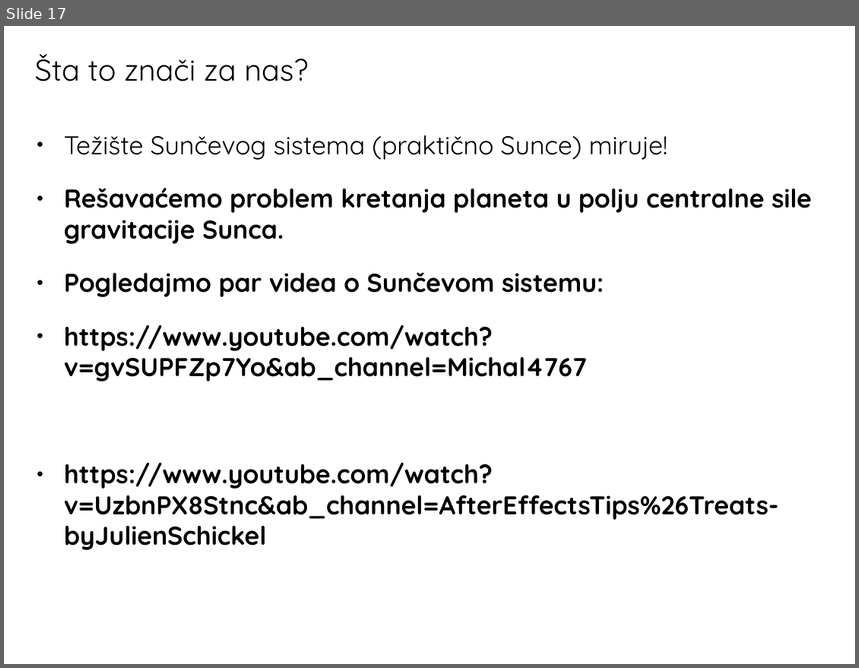
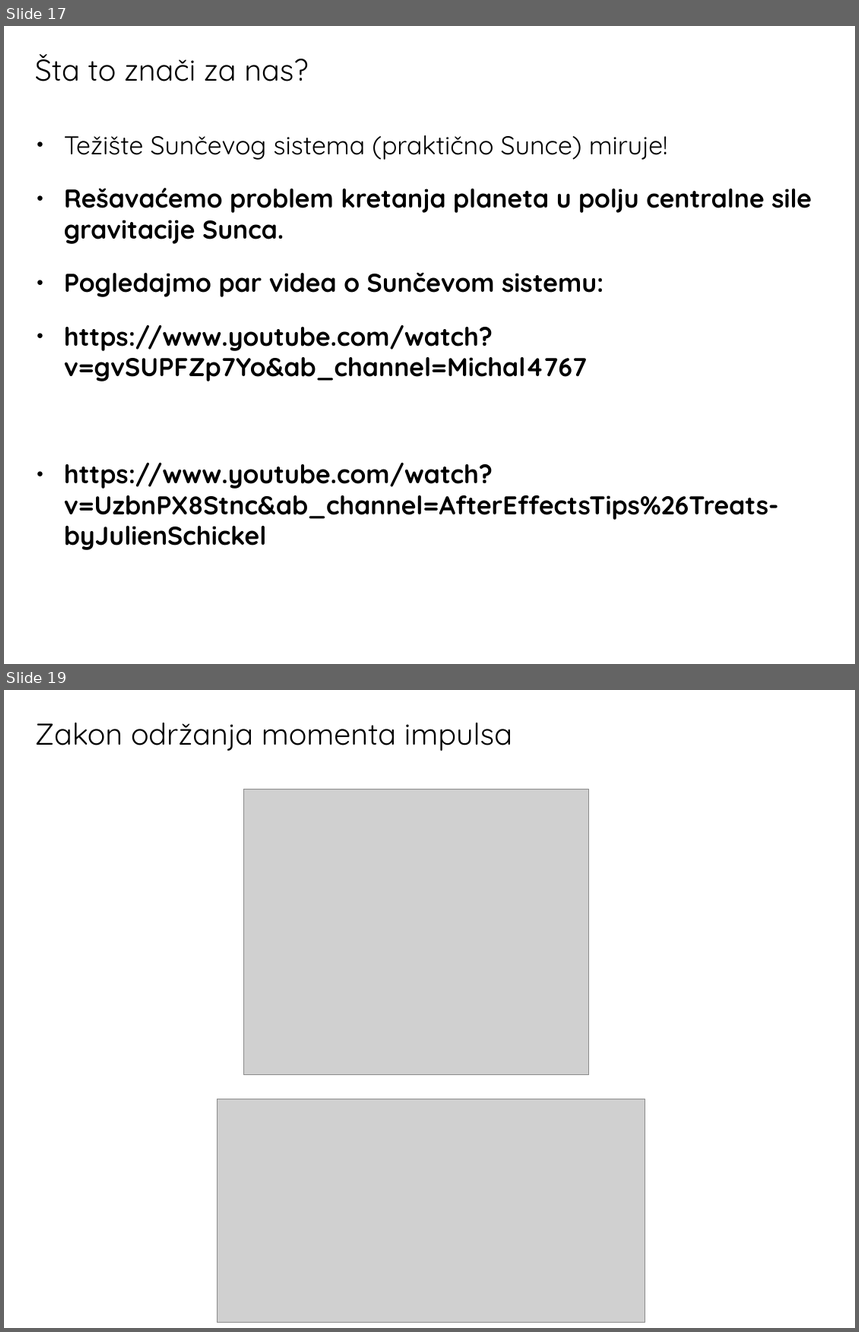
Before and after one commit to ivanzmilic/OPA22, a slide deck: Predavanje_04_keplerovi_zakoni.odp. Shown one above the other, each under a label of ours: slide 17 before the commit, slides 17 and 19 after it; the slides between them are not shown. The pictures are 859x668 and 859x1332 pixels, drawn with LibreOffice and Linux fonts; fonts in the diff are those of the drawing; grey boxes stand for pictures. Boxes give left, top, right and bottom in pixels: in the first picture for what was removed or moved away, otherwise in the second. Text is boxed around its words. In the diff, an @@ line names an element or a change of style, - is before the commit and + after.

```diff
--- a/Predavanje_04_keplerovi_zakoni.odp
+++ b/Predavanje_04_keplerovi_zakoni.odp
@@ slide 19 added at (4,690,855,1328), background #FFFFFF @@
@@ title added at (35,722,512,751), 28 pt, text #000000 @@
+Zakon održanja momenta impulsa
@@ picture added at (244,789,589,1075) @@
@@ picture added at (218,1100,645,1323) @@
```
Also in this commit, not shown: 1 slide changed, 4 other slides added, 1 other file.
